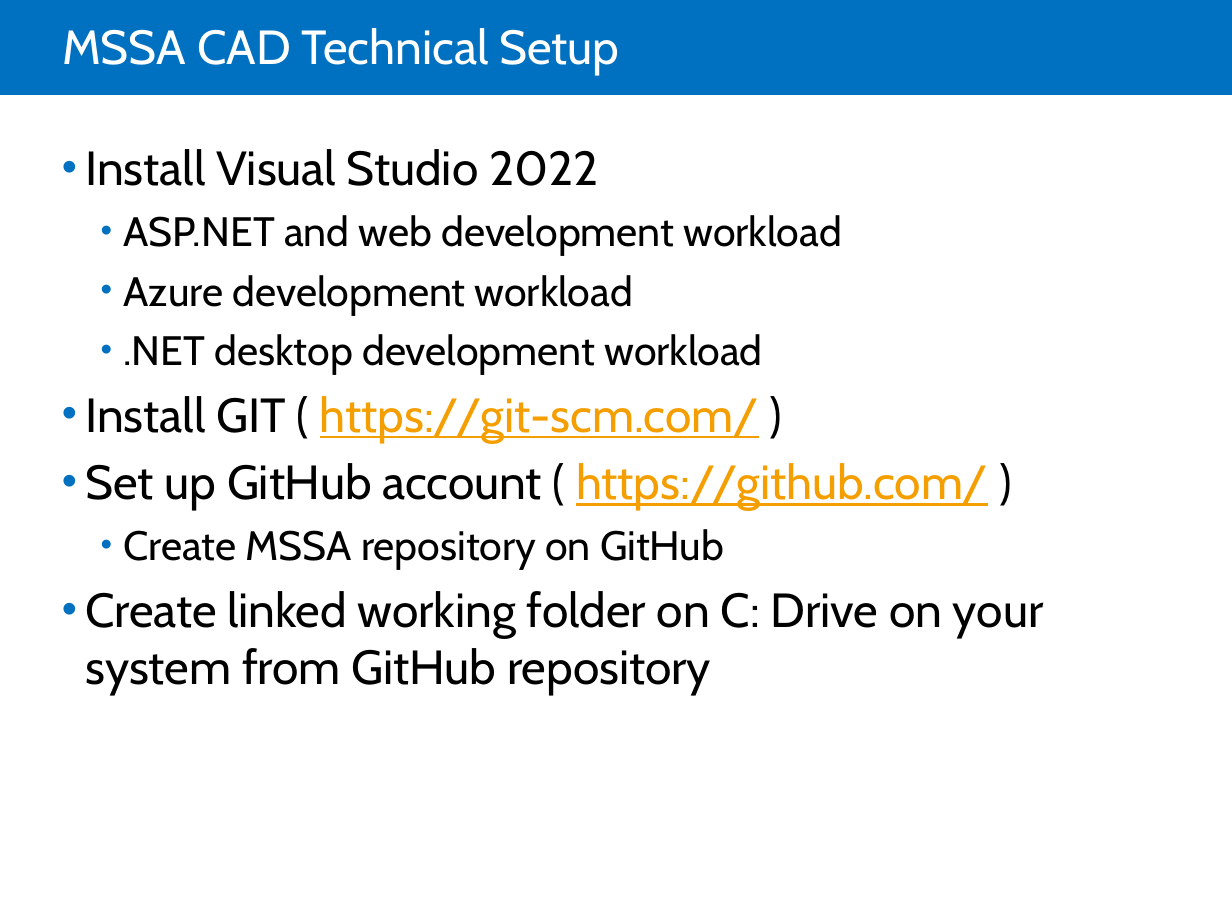
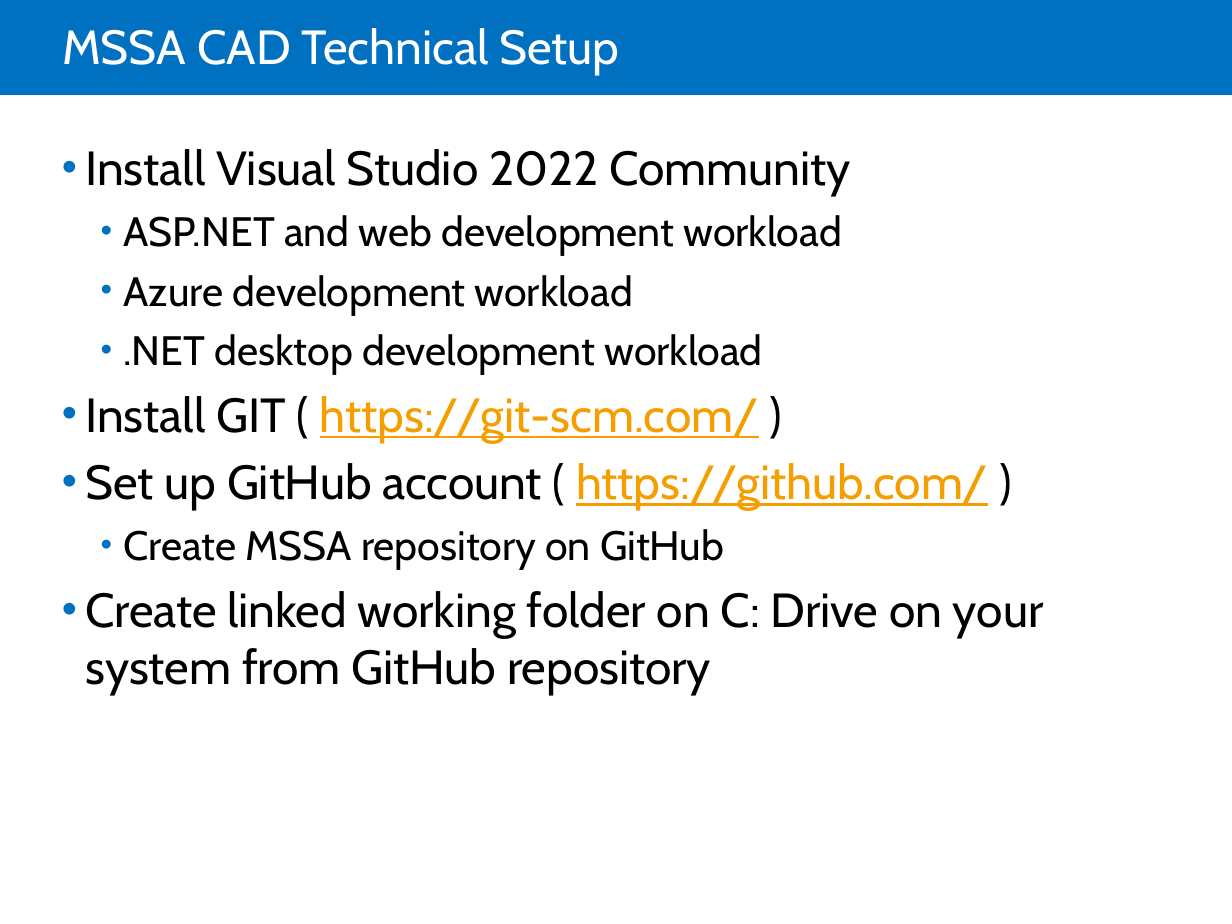
Before and after one commit to jdevr1es/DotnetSlides, a slide deck: slide 5 of MSSA Intro.pptx. Drawn at 1232x924 pixels with LibreOffice and Linux fonts; fonts in the diff are those of the drawing. Boxes give left, top, right and bottom in pixels: in the first picture for what was removed or moved away, otherwise in the second. Text is boxed around its words. In the diff, an @@ line names an element or a change of style, - is before the commit and + after.

```diff
--- a/MSSA Intro.pptx
+++ b/MSSA Intro.pptx
@@ text at (x1=85, y1=149, x2=850, y2=196): text changed @@
-• Install Visual Studio 2022
+• Install Visual Studio 2022 Community
```
